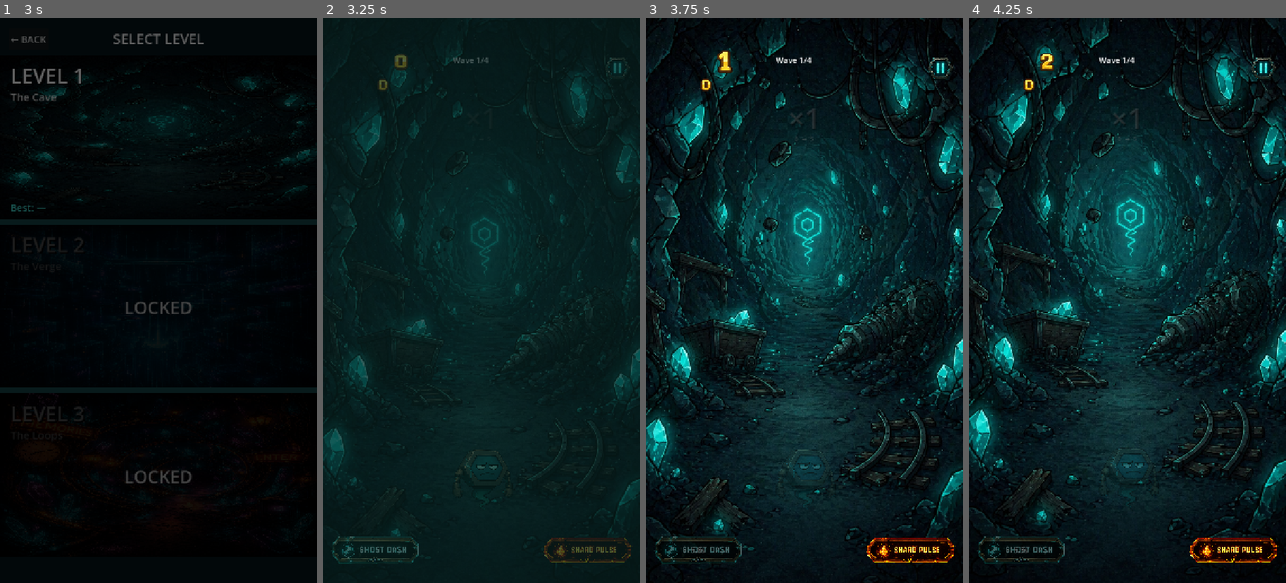
Above: before the commit, frames 1-4 (left to right).
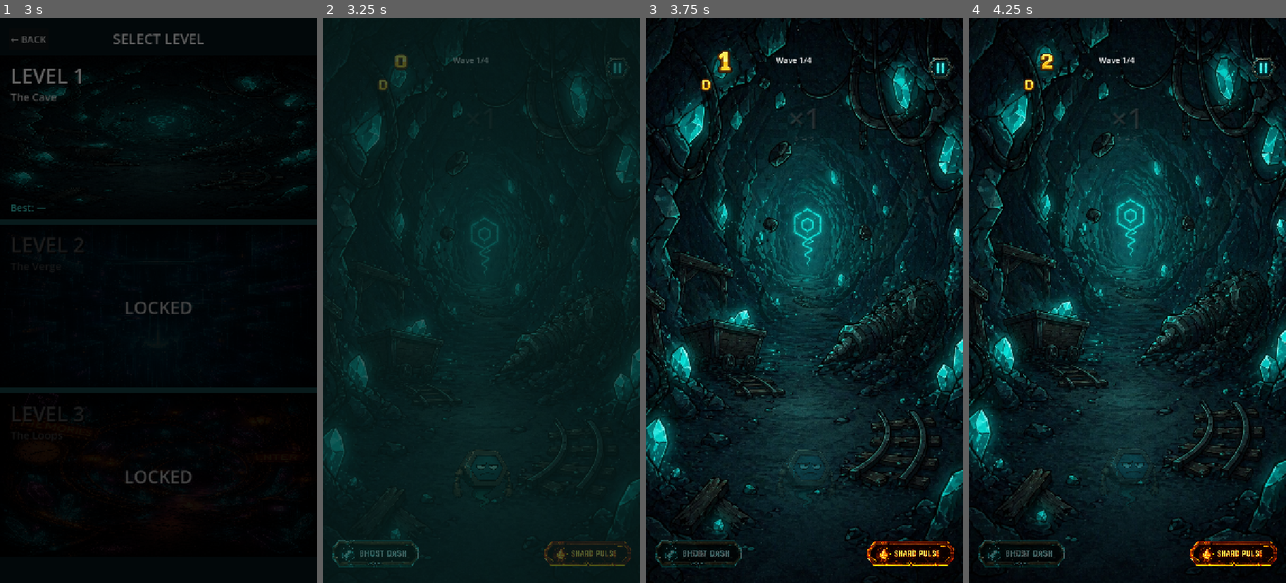
Above: after the commit, the same moments.

Repository: humeurworld-hash/fuse-drift
Game: Godot game, scene res://scenes/splash/Splash.tscn
Two runs of this game, one before a commit and one after it. Both use one fixed random seed, a clock stepped at 60 frames per second and the inputs below. Sound files missing from this copy of the repository are replaced by a short silence.
Inputs (mouse positions are in pixels of both pictures, inside the frame that each line leads up to; where the layout moved, square brackets give the same spot in the first picture):
- Up to frame 1 (3 s): tap Enter at 0.5 s; move the mouse to (228, 272) at 0.52 s; click (228, 272) at 0.67 s; click (158, 509) at 1.25 s; click (158, 560) at 2 s; click (158, 136) at 2.75 s
- Up to frame 2 (3.25 s): no input
- Up to frame 3 (3.75 s): click (696, 554) [696, 549] at 3.5 s
- Up to frame 4 (4.25 s): no input

Frame 1 is identical in both runs. In frame 2, 1.0% of the frame differs, in the area x 2-98%, y 91-98%; in frame 3, 1.5%; in frame 4, 1.5%.

Commit message:
Pin Ghost Dash and Shard Pulse buttons to bottom of screen
Use anchor_top/anchor_bottom = 1.0 with offset_top = -132 so both
ability buttons always sit flush at the very bottom edge regardless
of device screen height.

Co-Authored-By: Claude Sonnet 4.6 <noreply@anthropic.com>

Diff:
--- a/scenes/game/Game.tscn
+++ b/scenes/game/Game.tscn
@@ -399,10 +399,12 @@
 
 [node name="DashButton" type="TextureButton" parent="UI"]
 visible = false
+anchor_top = 1.0
+anchor_bottom = 1.0
 offset_left = 8.0
-offset_top = 1140.0
+offset_top = -132.0
 offset_right = 228.0
-offset_bottom = 1272.0
+offset_bottom = 0.0
 texture_normal = ExtResource("23_dash")
 ignore_texture_size = true
 stretch_mode = 0
@@ -426,10 +428,12 @@
 
 [node name="PulseButton" type="TextureButton" parent="UI"]
 visible = false
+anchor_top = 1.0
+anchor_bottom = 1.0
 offset_left = 492.0
-offset_top = 1140.0
+offset_top = -132.0
 offset_right = 712.0
-offset_bottom = 1272.0
+offset_bottom = 0.0
 texture_normal = ExtResource("24_pulse")
 ignore_texture_size = true
 stretch_mode = 0
